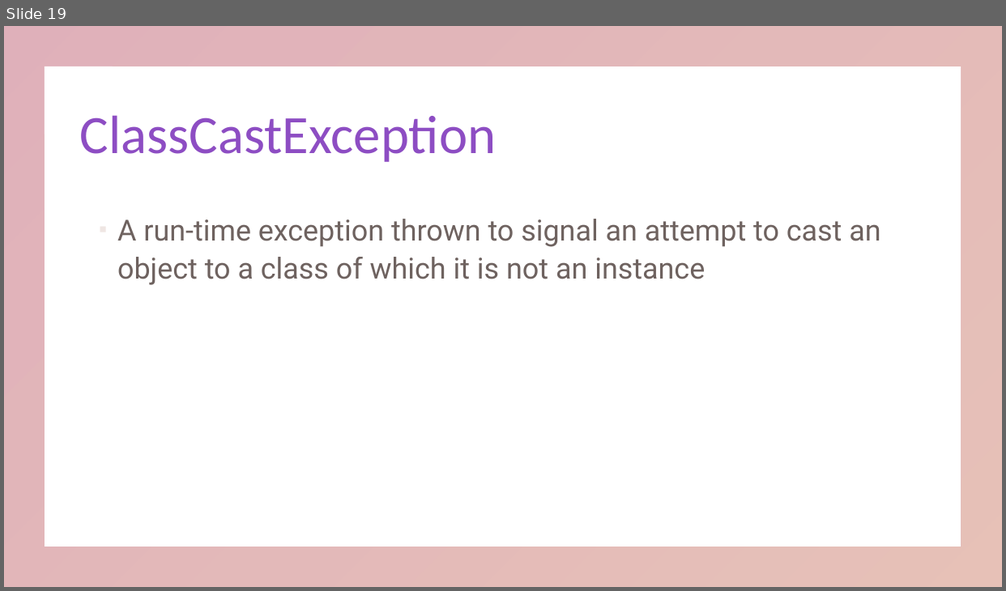
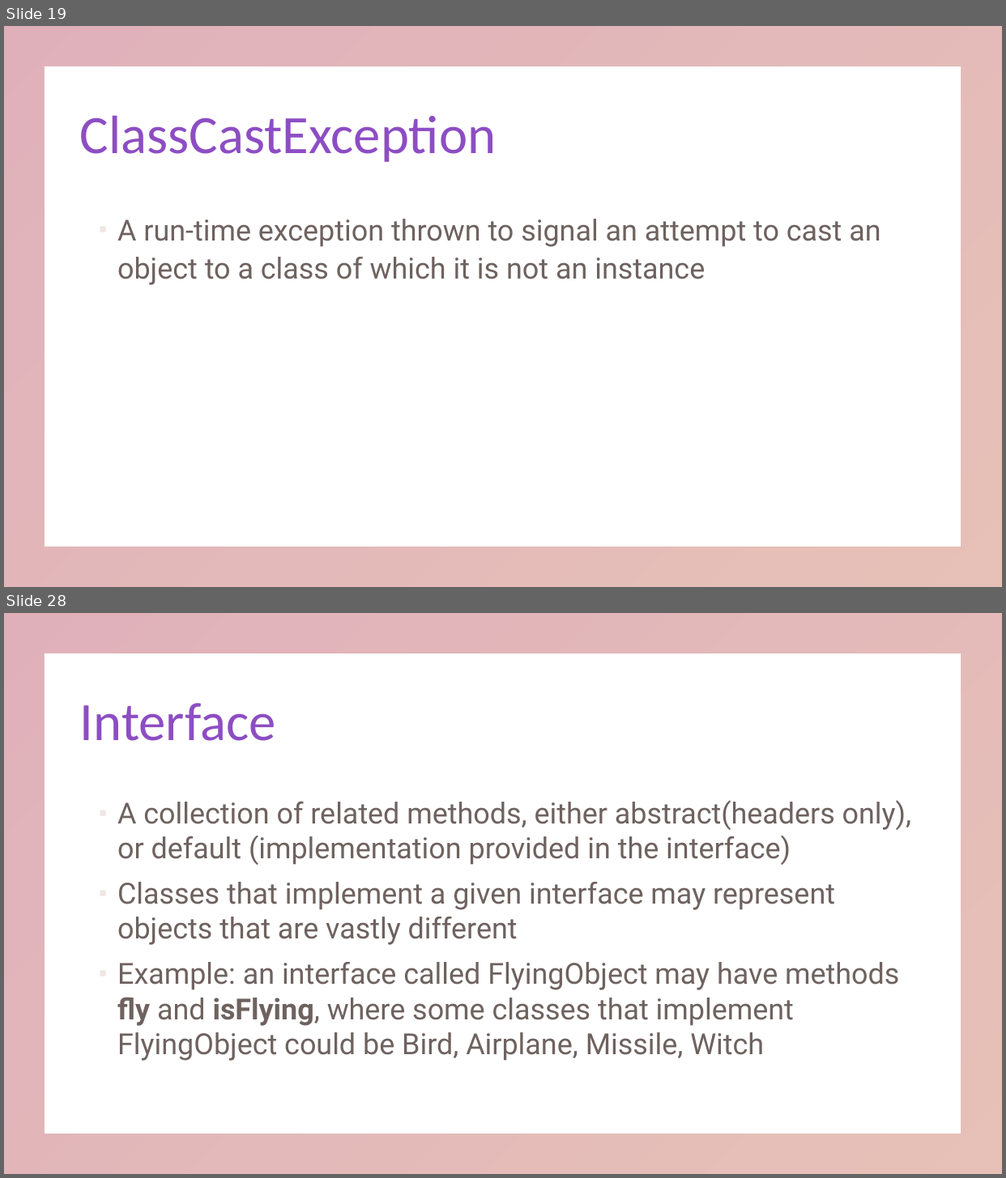
Before and after one commit to KarinaSang/Teaching, a slide deck: AP Java/Week4/Week4.pptx. Shown one above the other, each under a label of ours: slide 19 before the commit, slides 19 and 28 after it; the slides between them are not shown. The pictures are 1006x591 and 1006x1178 pixels, drawn with LibreOffice and Linux fonts; fonts in the diff are those of the drawing. Boxes give left, top, right and bottom in pixels: in the first picture for what was removed or moved away, otherwise in the second. Text is boxed around its words. In the diff, an @@ line names an element or a change of style, - is before the commit and + after.

```diff
--- a/AP Java/Week4/Week4.pptx
+++ b/AP Java/Week4/Week4.pptx
@@ slide 28 added at <box>4,613,1002,1174</box>, background #FFFFFF; not listed: 1 template element that a slide beside it also shows @@
@@ title added at <box>80,703,275,741</box>, 52 pt, text gradient #8D4DC3 to #C3654D @@
+Interface
@@ text added at <box>117,800,912,1061</box>, 28 pt, text #31201C at 70% opacity @@
+▪ A collection of related methods, either abstract(headers only), or default (implementation provided in the interface)
+▪ Classes that implement a given interface may represent objects that are vastly different
+▪ Example: an interface called FlyingObject may have methods fly and isFlying, where some classes that implement FlyingObject could be Bird, Airplane, Missile, Witch
```
Also in this commit, not shown: 10 other slides added, 3 slides removed, 22 other files.
